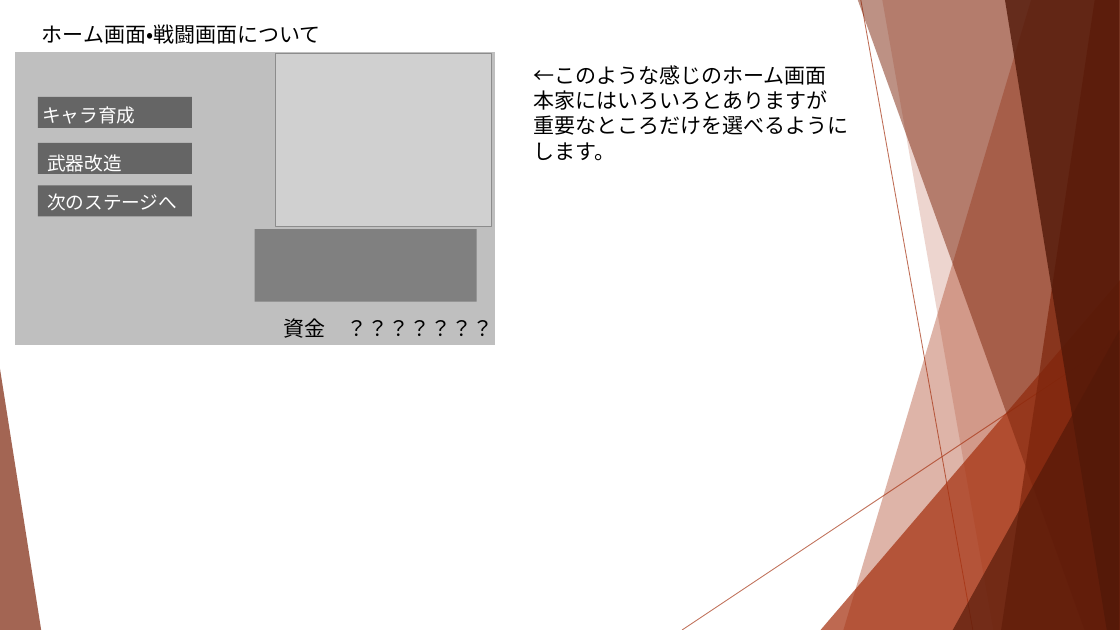
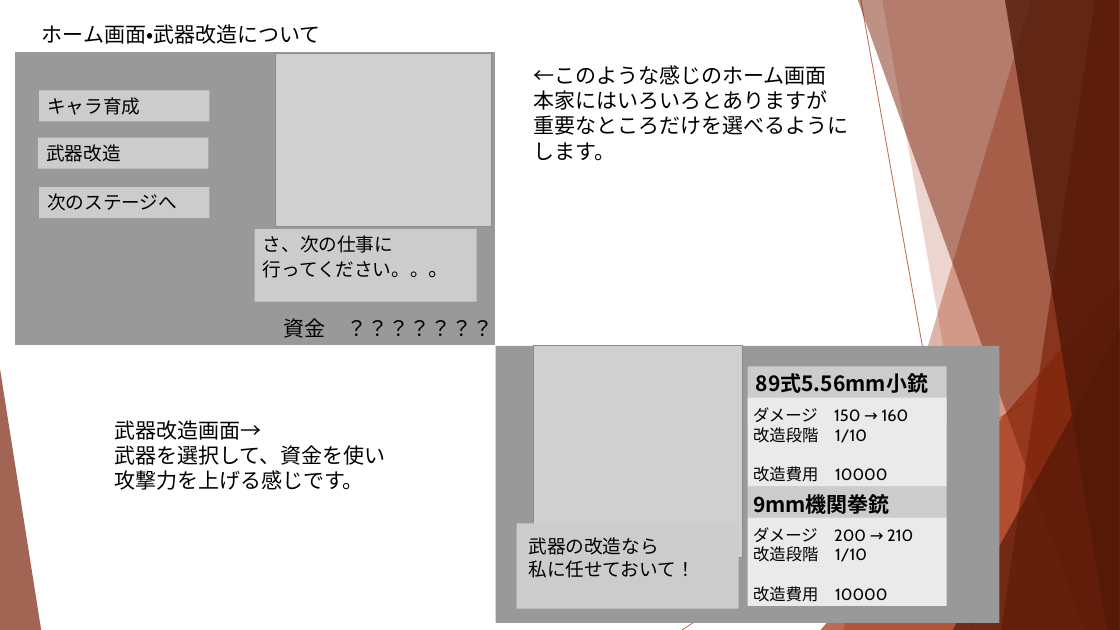
Before and after one commit to Remy-1216/super-robot, a slide deck: slide 3 of スパロボもどき.pptx. Drawn at 1120x630 pixels with LibreOffice and Linux fonts; fonts in the diff are those of the drawing; grey boxes stand for pictures. Boxes give left, top, right and bottom in pixels: in the first picture for what was removed or moved away, otherwise in the second. Text is boxed around its words. In the diff, an @@ line names an element or a change of style, - is before the commit and + after.

```diff
--- a/スパロボもどき.pptx
+++ b/スパロボもどき.pptx
@@ text at [42, 24, 321, 44]: text changed @@
-ホーム画面・戦闘画面について
+ホーム画面・武器改造について
@@ rectangle at [13, 51, 496, 346]: fill #BFBFBF to #989898 @@
@@ rectangle removed at [38, 97, 192, 128] @@
@@ text colour #FFFFFF to #000000; fill none to #CCCCCC in 3 elements at [39, 187, 210, 218], [38, 138, 208, 169], [39, 91, 210, 122] @@
@@ rectangle "キャラ育成": place and size @@
-rectangle "キャラ育成" at [42, 106, 135, 124]
+rectangle "キャラ育成" at [39, 91, 210, 122]
@@ rectangle "武器改造": place and size @@
-rectangle "武器改造" at [47, 154, 121, 176]
+rectangle "武器改造" at [38, 138, 208, 169]
@@ rectangle removed at [38, 143, 192, 174] @@
@@ rectangle removed at [38, 186, 192, 217] @@
@@ rectangle "次のステージへ": place and size @@
-rectangle "次のステージへ" at [47, 193, 177, 210]
+rectangle "次のステージへ" at [39, 187, 210, 218]
@@ rectangle at [255, 229, 476, 302]: fill #808080 to #CCCCCC @@
@@ text added at [263, 235, 450, 278], 16 pt, text #000000 @@
+さ、次の仕事に
+行ってください。。。
@@ rectangle added at [748, 397, 947, 486], fill #EBEBEB @@
@@ text added at [753, 407, 909, 482], 14 pt, text #000000 @@
+ダメージ 150 → 160
+改造段階 1/10
+改造費用 10000
@@ text added at [114, 420, 385, 490], 18 pt, text #000000 @@
+武器改造画面→
+武器を選択して、資金を使い
+攻撃力を上げる感じです。
@@ group added at [496, 346, 1000, 623]: 4 rectangles, 1 picture, 1 text @@
+89式5.56mm小銃
+9mm機関拳銃
@@ rectangle added at [517, 523, 739, 609], fill #CCCCCC @@
@@ text added at [528, 537, 694, 578], 16 pt, text #000000 @@
+武器の改造なら
+私に任せておいて！
@@ rectangle added at [748, 518, 947, 607], fill #EBEBEB @@
@@ text added at [753, 527, 913, 602], 14 pt, text #000000 @@
+ダメージ 200 → 210
+改造段階 1/10
+改造費用 10000
```
Also in this commit, not shown: 1 slide added, 1 slide removed, 7 other files.
